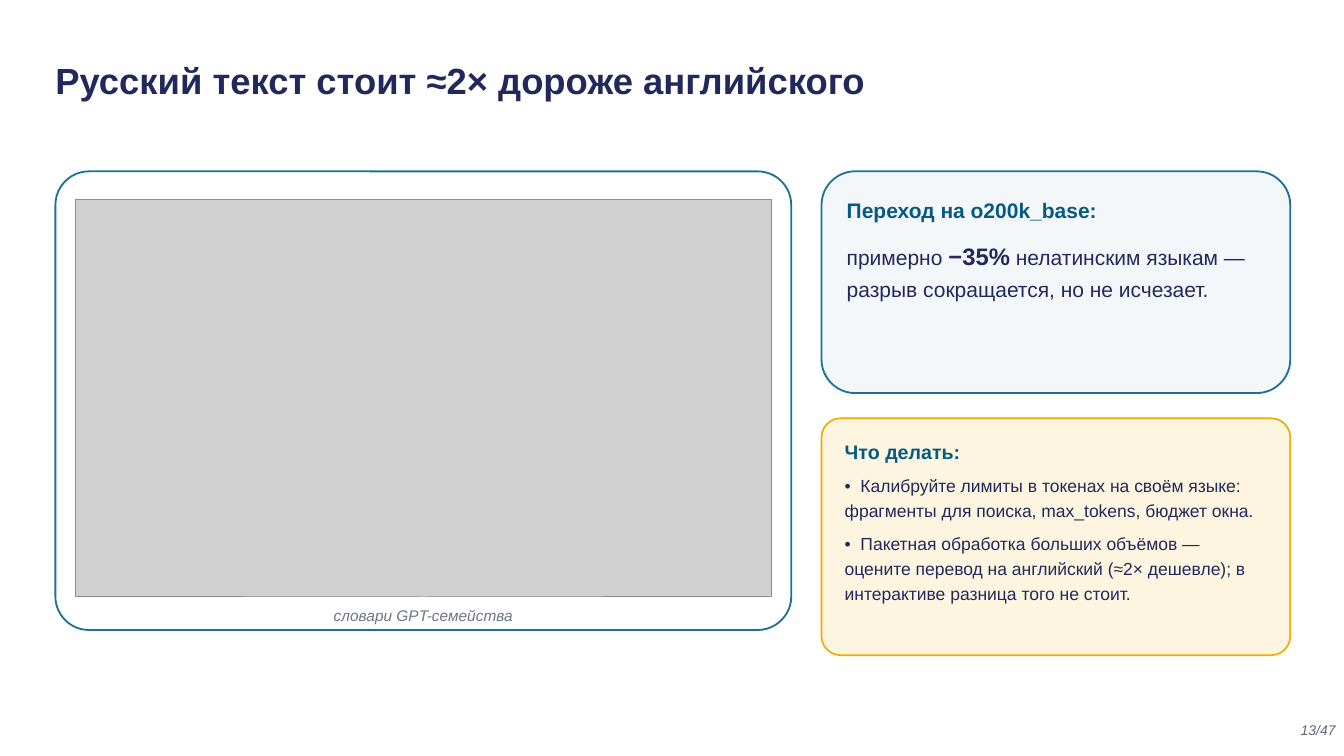
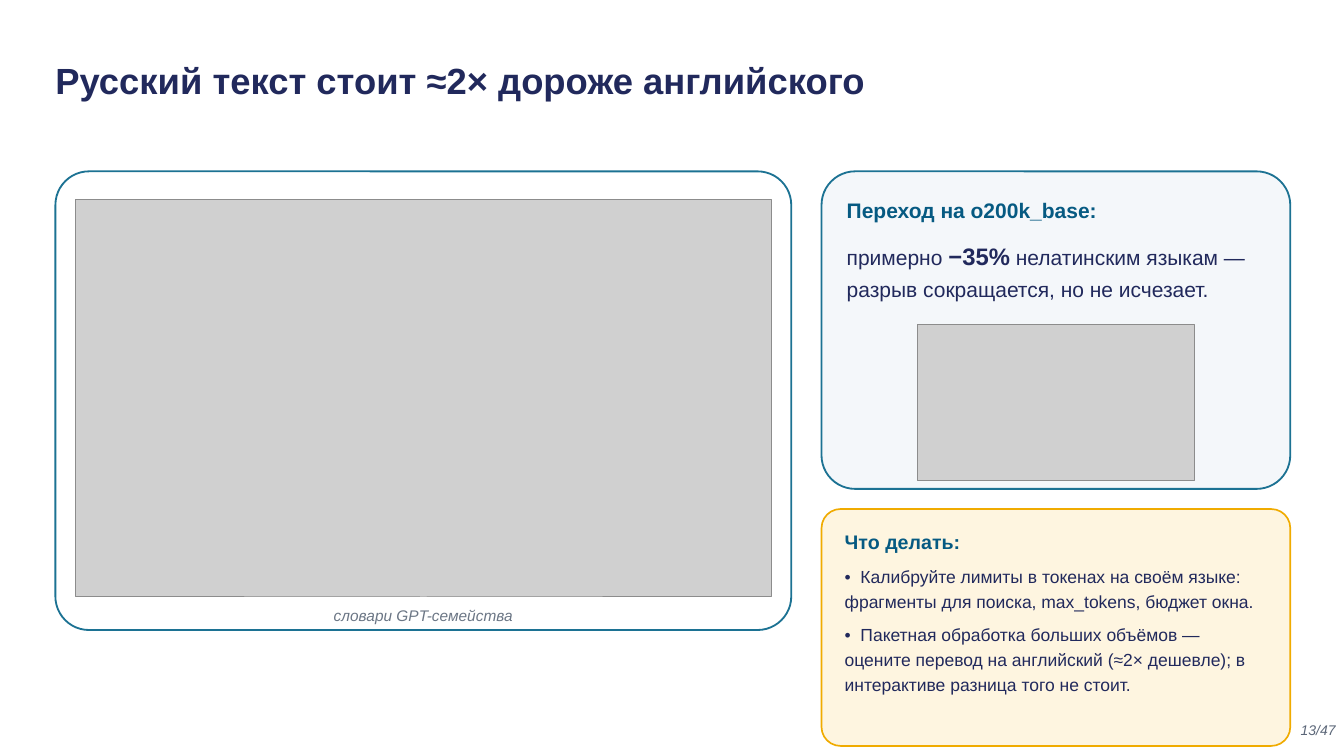
Before and after one commit to tellina-study/AI-usage-lessons, a slide deck: slide 13 of library/lectures/lec-02/rendered/lec-02.pptx. Drawn at 1344x756 pixels with LibreOffice and Linux fonts; fonts in the diff are those of the drawing; grey boxes stand for pictures. Boxes give left, top, right and bottom in pixels: in the first picture for what was removed or moved away, otherwise in the second. Text is boxed around its words. In the diff, an @@ line names an element or a change of style, - is before the commit and + after.

```diff
--- a/library/lectures/lec-02/rendered/lec-02.pptx
+++ b/library/lectures/lec-02/rendered/lec-02.pptx
@@ rounded rectangle: place and size @@
-rounded rectangle at [822, 171, 1291, 393]
+rounded rectangle at [822, 171, 1291, 489]
@@ rounded rectangle at [822, 171, 1291, 489]: proportions changed @@
@@ picture added at [918, 325, 1196, 481] @@
@@ rounded rectangle: place and size @@
-rounded rectangle at [822, 418, 1291, 655]
+rounded rectangle at [822, 509, 1291, 746]
@@ text "Что делать:": place and size @@
-text "Что делать:" at [845, 445, 1254, 604]
+text "Что делать:" at [845, 535, 1254, 695]
```
Also in this commit, not shown: 9 other slides changed, 29 other files.
